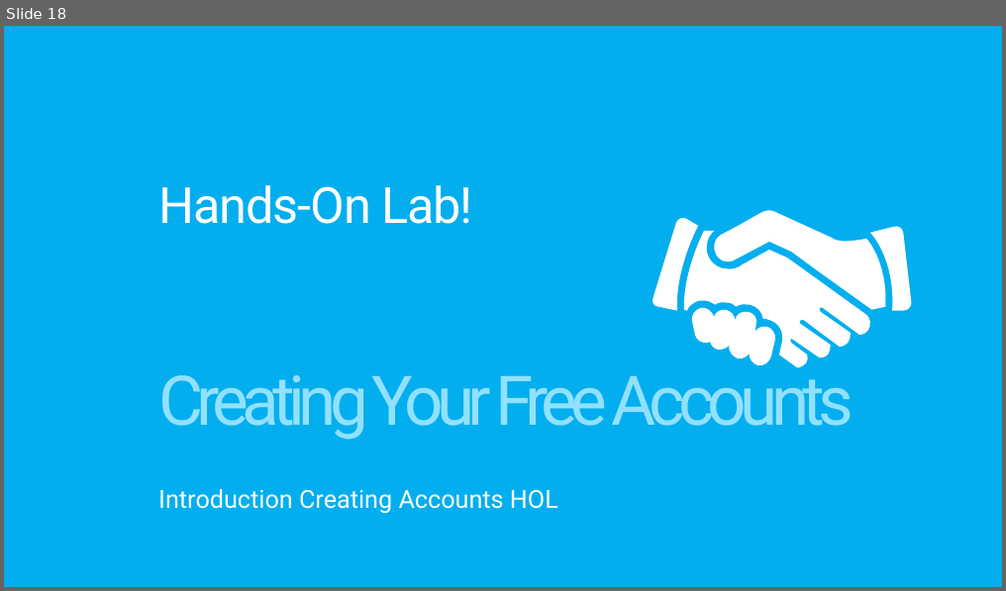
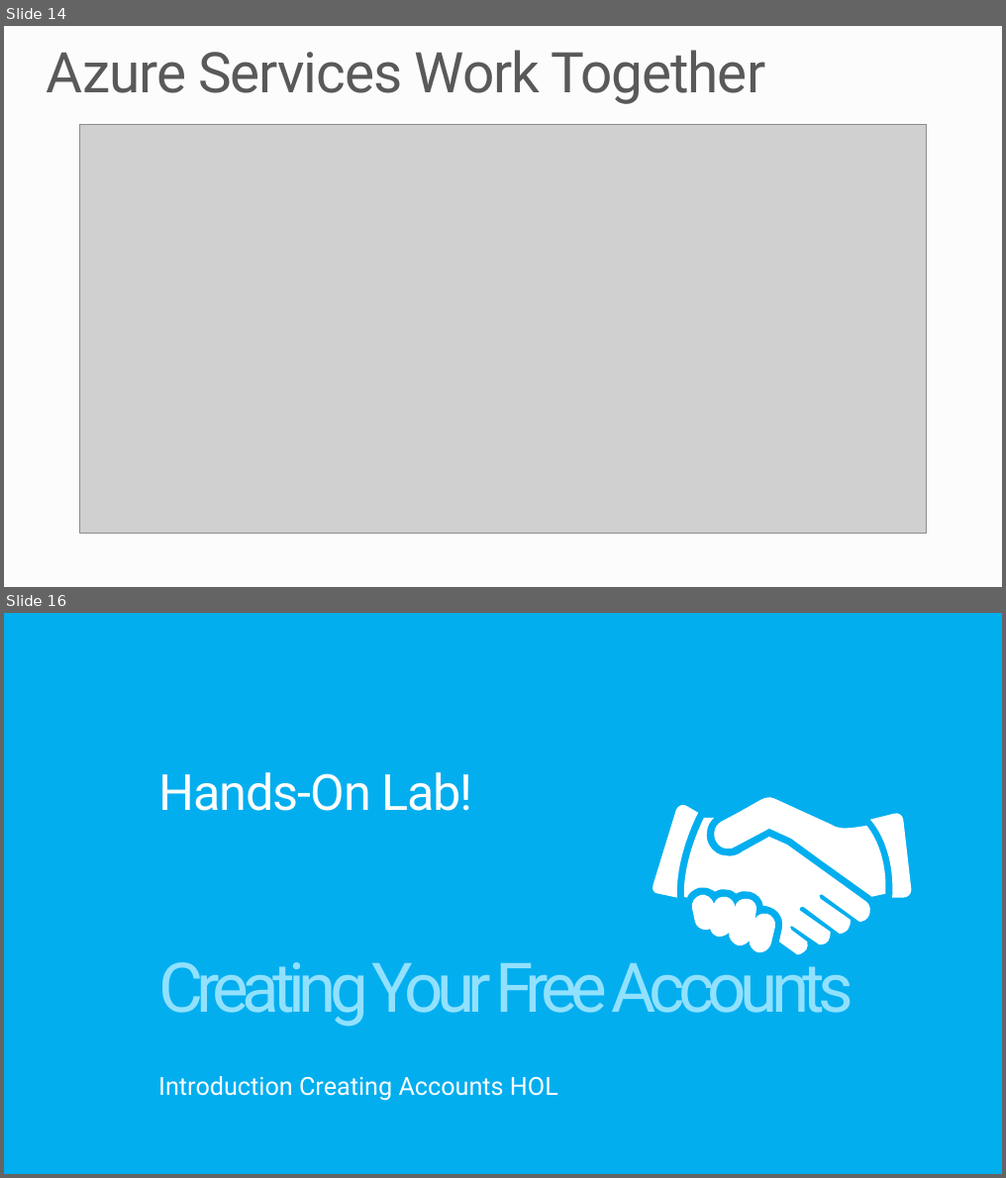
Before and after one commit to MSRConnections/Azure-training-course, a slide deck: Content/Introduction/Azure Overview.pptx. Shown one above the other, each under a label of ours: slide 18 before the commit, slides 14 and 16 after it; the slides between them are not shown. The pictures are 1006x591 and 1006x1178 pixels, drawn with LibreOffice and Linux fonts; fonts in the diff are those of the drawing; grey boxes stand for pictures; background and template pictures are left out. Boxes give left, top, right and bottom in pixels: in the first picture for what was removed or moved away, otherwise in the second. Text is boxed around its words. In the diff, an @@ line names an element or a change of style, - is before the commit and + after.

```diff
--- a/Content/Introduction/Azure Overview.pptx
+++ b/Content/Introduction/Azure Overview.pptx
@@ slide 14 added at (4, 26, 1002, 587), background #FCFCFC @@
@@ title added at (47, 50, 765, 104), 54 pt, text #595959 @@
+Azure Services Work Together
@@ picture added at (79, 124, 927, 534) @@
@@ what was slide 18 is now slide 16 @@
```
Also in this commit, not shown: 8 slides changed, 3 slides removed.
